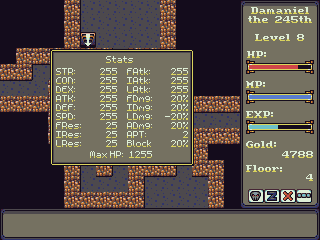
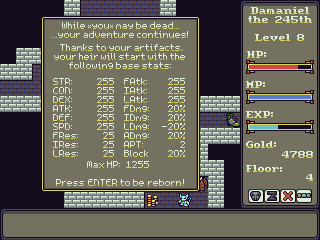
Two versions of the same layered image (320 x 240). Layer-by-layer changes:
added layer "Pasted Layer #2" above "Pasted Layer #1" over (41, 16, 200, 192)
hid "Pasted Layer #1" over (50, 49, 194, 166)
hid "Alt Tiles 2" over (0, 0, 240, 208)
